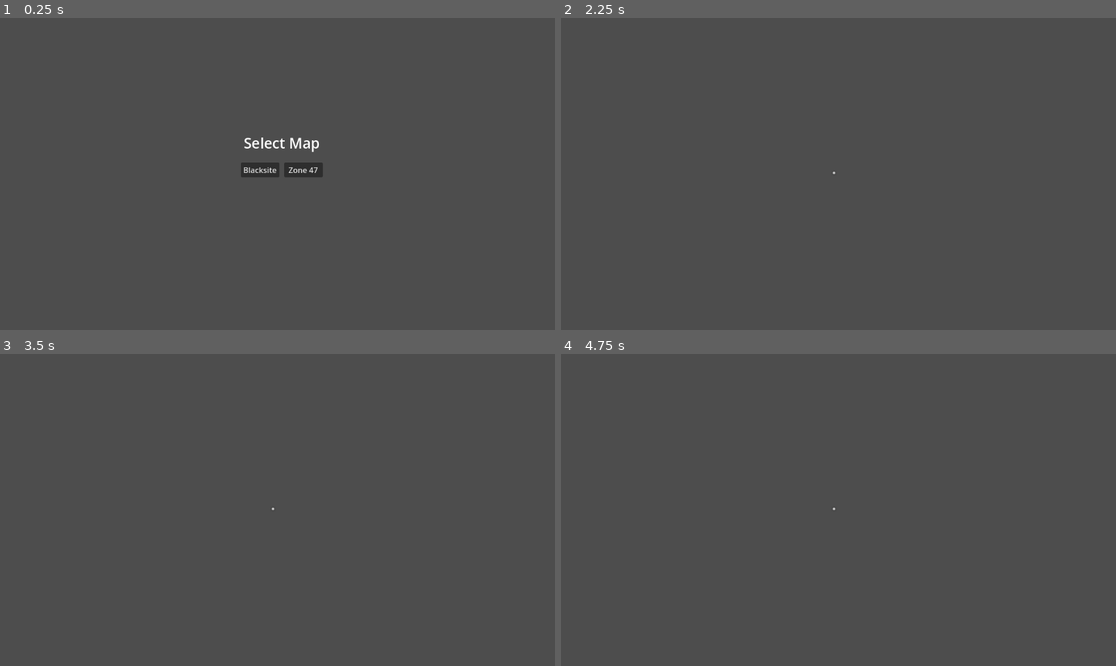
Above: before the commit, frames 1-4 (two rows, left to right).
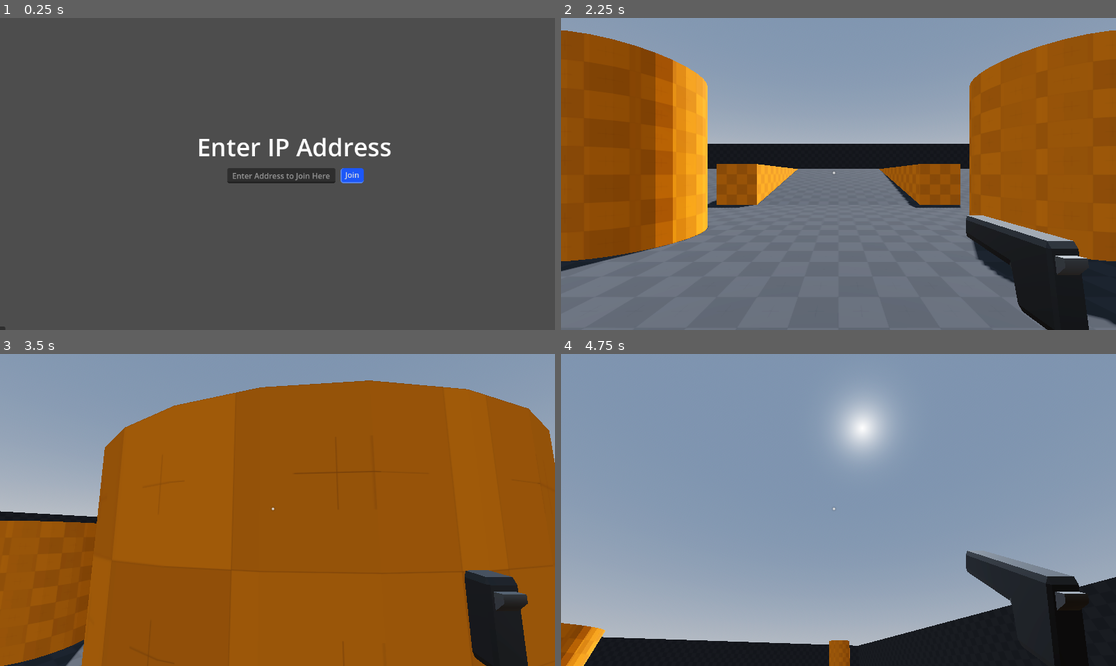
Above: after the commit, the same moments.

Repository: GMolter/MultiplayerGame
Game: Godot game, scene res://Scenes/world.tscn
Same seed, same stepped clock (60 frames per second), same inputs: the game is played once before the commit and once after it.
Inputs (mouse positions are in pixels of both pictures, inside the frame that each line leads up to):
- Up to frame 1 (0.25 s): no input
- Up to frame 2 (2.25 s): click (821, 170) at 0.5 s, where only the run before the commit has a clickable "Blacksite"; click (910, 177) at 1.25 s, where only the run after the commit has a clickable "Join"; click (866, 170) at 2 s, where only the run after the commit has a clickable "Zone 47"
- Up to frame 3 (3.5 s): tap Enter (ui_accept) at 2.75, 3.02 s; move the mouse to (399, 494) at 2.77 s; hold D (right) from 2.78 s (still down); click (399, 494) at 2.85 s
- Up to frame 4 (4.75 s): move the mouse to (727, 525) at 3.52 s; release D (right) at 3.53 s; hold S (down) 3.53-4.28 s; click (727, 525) at 3.6 s; tap Enter (ui_accept) at 3.77 s; move the mouse to (894, 441) at 4.27 s; hold D (right) from 4.28 s (still down); click (894, 441) at 4.35 s

The runs differ from the first frame. In frame 1, 2.0% of the frame differs, in the area x 0-71%, y 38-100%; in frame 2, 100%; in frame 3, 100%, in the area x 0-100%, y 0-100%; in frame 4, 100%.

Commit message:
SELECTION SYSTEM WORKING

Diff:
--- a/Scenes/world.tscn
+++ b/Scenes/world.tscn
@@ -64,10 +64,6 @@
 [node name="MultiplayerSpawner" type="MultiplayerSpawner" parent="."]
 spawn_path = NodePath("..")
 
-[node name="Zone 47" parent="." instance=ExtResource("1_iktak")]
-
-[node name="DasHaus" parent="." instance=ExtResource("3_f8kpe")]
-
 [node name="2D Control" type="CanvasLayer" parent="."]
 
 [node name="HUD" type="Control" parent="2D Control"]
@@ -104,7 +100,6 @@
 show_percentage = false
 
 [node name="MainMenu" type="Control" parent="2D Control"]
-visible = false
 layout_mode = 3
 anchors_preset = 15
 anchor_right = 1.0
@@ -180,6 +175,7 @@
 metadata/_edit_group_ = true
 
 [node name="Selector" type="Control" parent="2D Control"]
+visible = false
 layout_mode = 3
 anchors_preset = 15
 anchor_right = 1.0
--- a/Scripts/world.gd
+++ b/Scripts/world.gd
@@ -1,15 +1,20 @@
 extends Node
 
 @onready var main_menu = $"2D Control/MainMenu"
-@onready var address_entry =$"2D Control/MainMenu/AddressEntry"
+@onready var address_entry = $"2D Control/MainMenu/AddressEntry"
 @onready var hud = $"2D Control/HUD"
 @onready var health_bar = $"2D Control/HUD/HealthBar"
 @onready var selector = $"2D Control/Selector"
 
-
 const Player = preload("res://Scenes/player.tscn")
 const PORT = 9999
 var enet_peer = ENetMultiplayerPeer.new()
+
+@export var Blacksite: PackedScene
+@export var Zone47: PackedScene
+
+var current_map: Node = null  # Store the currently selected map
+var map_selected: bool = false  # Track if a map has been chosen
 
 func _unhandled_input(event):
 	if Input.is_action_just_pressed("quit"):
@@ -19,28 +24,33 @@
 	main_menu.hide()
 	selector.show()
 
-
 	enet_peer.create_server(PORT)
 	multiplayer.multiplayer_peer = enet_peer
 	multiplayer.peer_connected.connect(add_player)
 	multiplayer.peer_disconnected.connect(remove_player)
 
-	add_player(multiplayer.get_unique_id())
+	# Ensure the host only adds a player if a map has been selected
+	if map_selected:
+		add_player(multiplayer.get_unique_id())
 
-	# Inform the user to manually check their LAN IP.
 	print("Server running on LAN. Use your machine's LAN IP address to join.")
 
 func _on_join_button_pressed():
 	main_menu.hide()
-	hud.show()
+	selector.show()
 
 	enet_peer.create_client(address_entry.text, PORT)
 	multiplayer.multiplayer_peer = enet_peer
 
 func add_player(peer_id):
+	if not map_selected:
+		print("A map must be selected before adding players.")
+		return  # Prevent adding players before a map is chosen
+
 	var player = Player.instantiate()
 	player.name = str(peer_id)
 	add_child(player)
+
 	if player.is_multiplayer_authority():
 		player.health_changed.connect(update_health_bar)
 
@@ -56,13 +66,7 @@
 	if node.is_multiplayer_authority():
 		node.health_changed.connect(update_health_bar)
 
-
-
-@export var Blacksite : PackedScene
-@export var Zone47 : PackedScene
-
-var current_map: Node = null
-
+# Map Selection Functions
 func _on_black_site_button_pressed():
 	load_map(Blacksite)
 	selector.hide()
@@ -70,9 +74,16 @@
 
 func _on_zone_47_button_pressed():
 	load_map(Zone47)
+	selector.hide()
+	hud.show()
 
 func load_map(map_scene: PackedScene):
 	if current_map:
 		current_map.queue_free()  # Remove previous map
 	current_map = map_scene.instantiate()
 	add_child(current_map)  # Add new map to the scene tree
+	map_selected = true  # Mark that a map has been chosen
+
+	# Add player(s) only after the map is loaded
+	if multiplayer.is_server():
+		add_player(multiplayer.get_unique_id())
